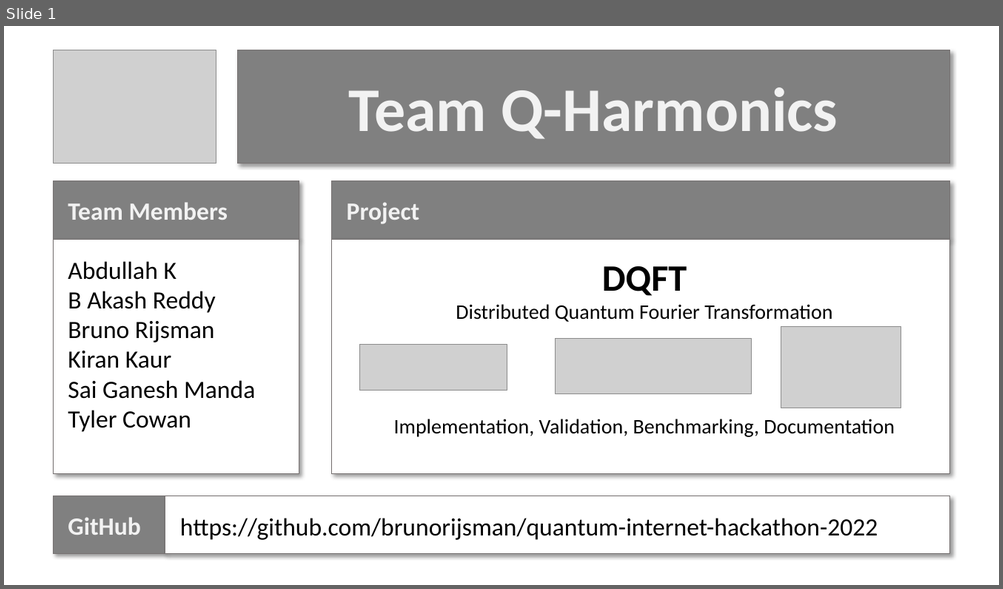
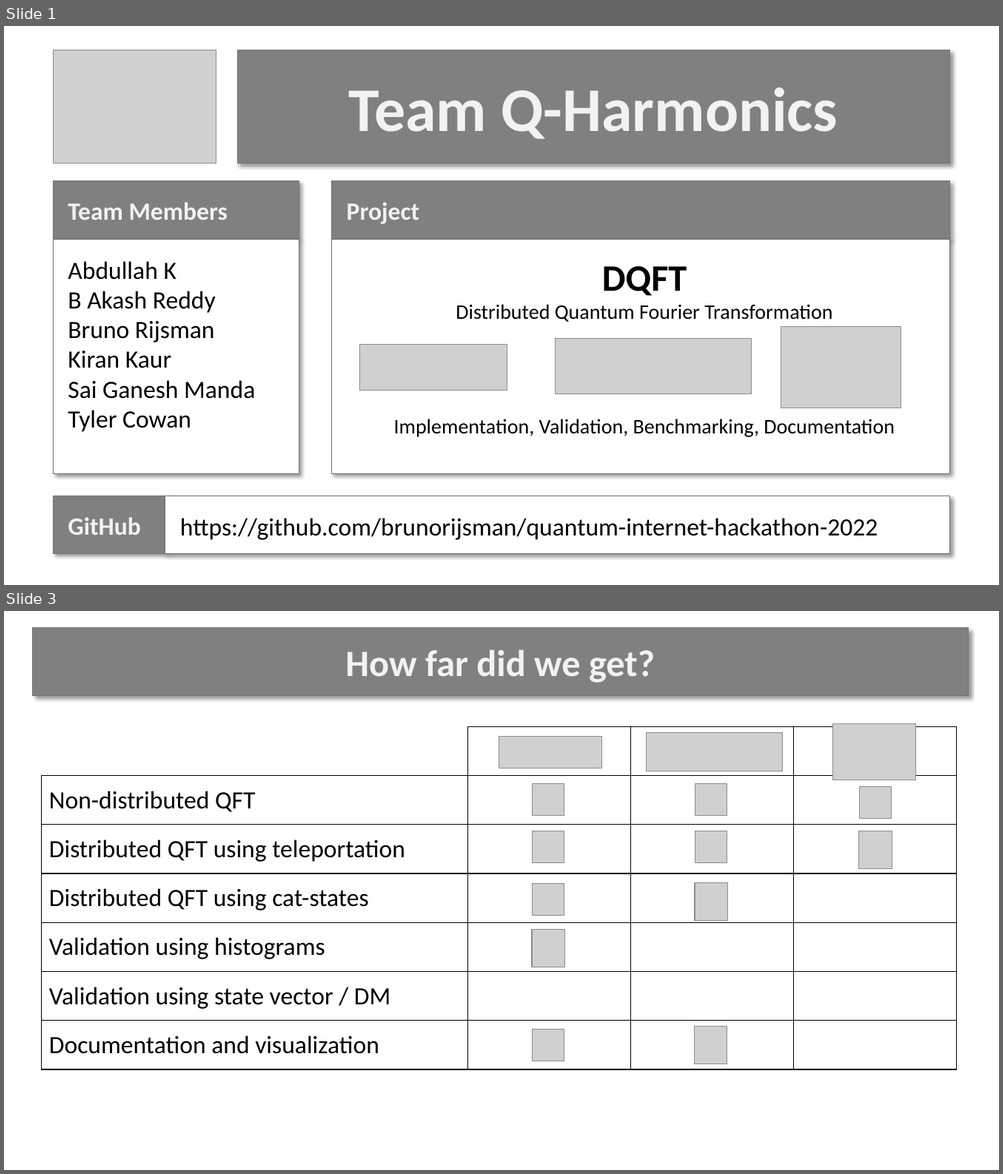
Before and after one commit to brunorijsman/quantum-internet-hackathon-2022, a slide deck: docs/end-of-hackathon-presentation.pptx. Shown one above the other, each under a label of ours: slide 1 before the commit, slides 1 and 3 after it; the slides between them are not shown. The pictures are 1003x589 and 1003x1174 pixels, drawn with LibreOffice and Linux fonts; fonts in the diff are those of the drawing; grey boxes stand for pictures. Boxes give left, top, right and bottom in pixels: in the first picture for what was removed or moved away, otherwise in the second. Text is boxed around its words. In the diff, an @@ line names an element or a change of style, - is before the commit and + after.

Commit message:
final slides

```diff
--- a/docs/end-of-hackathon-presentation.pptx
+++ b/docs/end-of-hackathon-presentation.pptx
@@ slide 3 added at <box>4,611,999,1170</box>, background #FFFFFF @@
@@ rectangle added at <box>33,628,968,696</box>, fill #808080, outline #767171 0.75 pt, 36 pt, text #F2F2F2, bold @@
+How far did we get?
@@ table added at <box>41,726,956,1070</box>, 7 rows, 4 columns @@
+ |  |  | 
+Non-distributed QFT |  |  | 
+Distributed QFT using teleportation |  |  | 
+Distributed QFT using cat-states |  |  | 
+Validation using histograms |  |  | 
+Validation using state vector / DM |  |  | 
+Documentation and visualization |  |  | 
@@ picture added at <box>499,736,602,769</box> @@
@@ picture added at <box>646,733,782,772</box> @@
@@ picture added at <box>832,723,915,780</box> @@
@@ picture added at <box>532,784,564,816</box> @@
@@ picture added at <box>695,784,727,816</box> @@
@@ picture added at <box>859,787,892,819</box> @@
@@ picture added at <box>532,832,564,864</box> @@
@@ picture added at <box>695,832,727,864</box> @@
@@ picture added at <box>859,832,892,869</box> @@
@@ picture added at <box>532,884,564,916</box> @@
@@ picture added at <box>695,883,728,920</box> @@
@@ picture added at <box>532,930,564,967</box> @@
@@ picture added at <box>532,1030,564,1062</box> @@
@@ picture added at <box>694,1027,727,1064</box> @@
```
Also in this commit, not shown: 1 other slide added, 1 slide removed.
